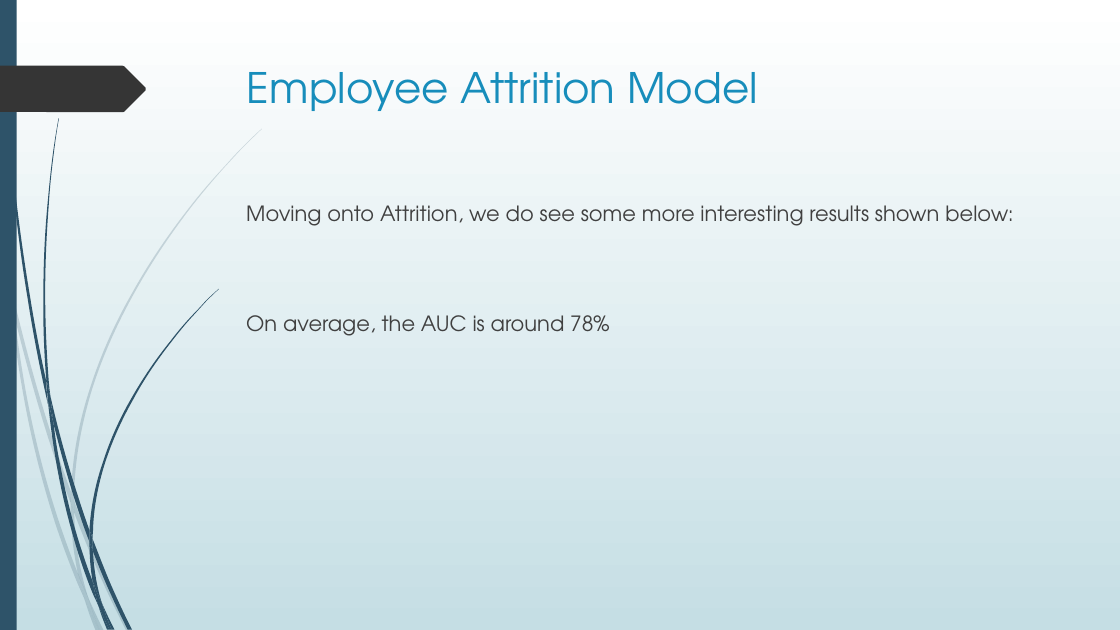
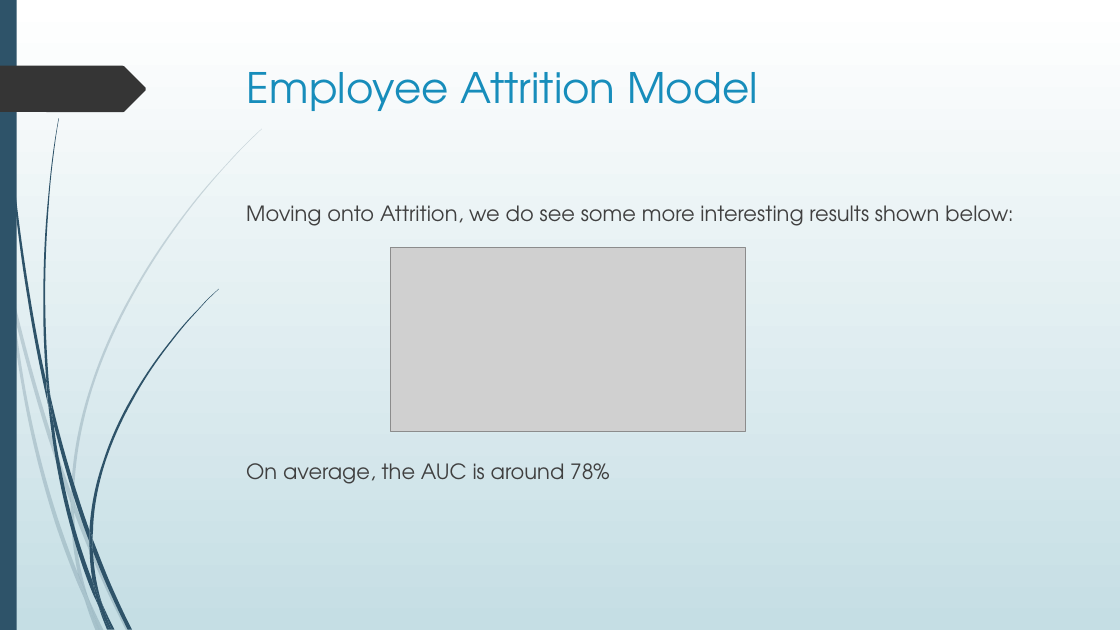
Before and after one commit to mmacrides/Personal-Projects, a slide deck: slide 8 of Employee Attrition - Machine Learning/Project 2 - Employee Attrition.pptx (slide 9 before the commit). Drawn at 1120x630 pixels with LibreOffice and Linux fonts; fonts in the diff are those of the drawing; grey boxes stand for pictures. Boxes give left, top, right and bottom in pixels: in the first picture for what was removed or moved away, otherwise in the second. Text is boxed around its words. In the diff, an @@ line names an element or a change of style, - is before the commit and + after.

```diff
--- a/Employee Attrition - Machine Learning/Project 2 - Employee Attrition.pptx
+++ b/Employee Attrition - Machine Learning/Project 2 - Employee Attrition.pptx
@@ text "Moving onto Attrition, we do ..." rewrapped from (246,205,1013,336) to (246,205,1013,484) @@
@@ picture added at (391,247,745,431) @@
```
Also in this commit, not shown: 9 other slides changed, 1 slide removed, 8 other files.
